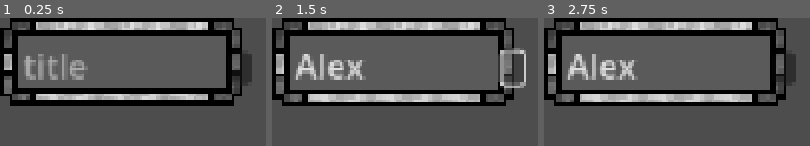
Above: before the commit, frames 1-3 (left to right).
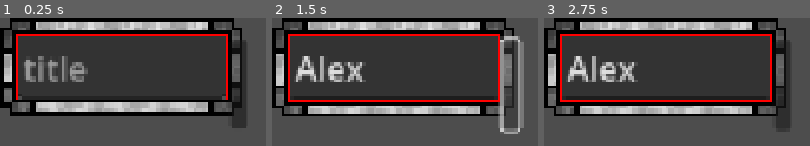
Above: after the commit, the same moments.

Repository: Toasterhog/Nodeweb
Game: Godot game, scene res://papperthings/box/box.tscn
Same seed, same stepped clock (60 frames per second), same inputs: the game is played once before the commit and once after it. This scene is started directly instead of the project's main scene.
Inputs (mouse positions are in pixels of both pictures, inside the frame that each line leads up to; where the layout moved, square brackets give the same spot in the first picture):
- Up to frame 1 (0.25 s): no input
- Up to frame 2 (1.5 s): click (391, 61) at 0.52 s; type "Alex" at 0.6 s; click (508, 84) [511, 67] at 1.25 s
- Up to frame 3 (2.75 s): tap Enter at 2 s; drag from (663, 61) to (outside the picture) at 2.02 s

The runs differ from the first frame. In frame 1, 51% of the frame differs, in the area x 0-95%, y 12-86%; in frame 2, 52%, in the area x 0-96%, y 12-91%; in frame 3, 50%.
Error before the commit: Cannot call method 'get_children' on a null value. (res://papperthings/box/box.gd:158)
Error after the commit: Cannot call method 'get_children' on a null value. (res://papperthings/box/box.gd:202)

Commit message:
h scale button and uppdate_vbc-hell

Diff:
--- a/papperthings/box/box.gd
+++ b/papperthings/box/box.gd
@@ -10,16 +10,18 @@
 @onready var tool_add_link: ToolAddLink = get_tree().get_first_node_in_group("tool_add_link")
 @onready var state_machine := get_node("/root/Main/state_machine_tools")
 @onready var VBC: VBoxContainer = $VBoxContainer
-@onready var HBC: HBoxContainer = $VBoxContainer/HBoxContainer
 @onready var TE: TextEdit = $VBoxContainer/TextEdit
 @onready var LE: TextEdit = $VBoxContainer/LineEdit
 
 
 var is_dragging := false
 var is_flowing := true
+var is_scaling := false
 var drag_offset := Vector2.ZERO
 var mouse_inside := false
 var middlepos : Vector2
+var cust_width_fold : float = 0
+var cust_width_expnd : float = 0
 
 @onready var BH: Node2D = get_node("/root/Main/papper/boxHolder")
 
@@ -70,6 +72,7 @@
 func _process(_delta: float) -> void:
 
 	if is_dragging:
+		pass
 		global_position = get_global_mouse_position() - drag_offset
 		middlepos = global_position + size/2
 		moved.emit()
@@ -85,6 +88,22 @@
 				i.is_flowing = true
 				i.set_process(true)
 
+	elif is_scaling:
+
+		if not TE.visible:
+			cust_width_fold = get_global_mouse_position().x - global_position.x -24
+			cust_width_fold = maxf(150, cust_width_fold)
+			LE.custom_minimum_size.x = 1
+			LE.size.x = cust_width_fold
+		else:
+			cust_width_expnd = get_global_mouse_position().x - global_position.x -24
+			cust_width_expnd = max(150, cust_width_expnd, TE.custom_minimum_size.x)
+			#TE.custom_minimum_size.x = 1
+			TE.size.x = cust_width_expnd
+			LE.size.x = cust_width_expnd
+		update_vbc_and_panel_size()
+
+
 	elif is_flowing:
 		flow()
 	else:
@@ -116,8 +135,33 @@
 	update_vbc_and_panel_size()
 
 func update_vbc_and_panel_size():
-	VBC.size = Vector2.ZERO
-	size = VBC.size + Vector2(24,24) #ATTENTION box specific
+	TE.size.x = 0
+	if TE.visible == false:
+		var w = maxf(150, cust_width_fold)
+		LE.size.x = w
+		LE.custom_minimum_size.x = w
+		#TE.size.x = w
+		VBC.size.x = w
+
+		LE.size.y = 0
+		VBC.size.y = LE.size.y
+	else:
+		var w = max(150 , cust_width_expnd, TE.size.x)
+		VBC.size.x = w
+		LE.size.x = w
+		TE.size.x = w
+
+		LE.size.y = 0
+		TE.size.y = 0
+		VBC.size.y = 0#LE.size.y + TE.size.y
+
+	#VBC.size = Vector2.ZERO
+	#VBC.size.x = max(LE.size.x , TE.size.x * int(TE.visible))
+
+	#LE.size.x = VBC.size.x
+
+	await get_tree().process_frame
+	size = VBC.size + Vector2(24,24) #ATTENTION style specific
 	middlepos = global_position + size/2
 	moved.emit()
 
@@ -187,4 +231,19 @@
 	IdManager.release_id(id)
 
 func set_color(color : Color):
-	self_modulate = color #chjange this
+	self_modulate = color
+	$Button_scale_LE.modulate = color
+
+
+
+
+
+
+
+func _on_button_scale_le_down() -> void:
+	is_scaling = true
+	set_process(true)
+
+
+func _on_button_scale_le_up() -> void:
+	is_scaling = false
--- a/papperthings/box/box.tscn
+++ b/papperthings/box/box.tscn
@@ -1,25 +1,29 @@
-[gd_scene load_steps=8 format=3 uid="uid://wfnqhd3r5fxx"]
+[gd_scene load_steps=7 format=3 uid="uid://wfnqhd3r5fxx"]
 
 [ext_resource type="StyleBox" uid="uid://tunkcckfrswo" path="res://papperthings/box/box5.tres" id="1_hwf1r"]
 [ext_resource type="Script" uid="uid://7gx01op71qhq" path="res://papperthings/box/box.gd" id="1_p41sv"]
 
 [sub_resource type="RectangleShape2D" id="RectangleShape2D_t8o5h"]
 
-[sub_resource type="StyleBoxEmpty" id="StyleBoxEmpty_u8cex"]
-content_margin_left = 4.0
-
 [sub_resource type="StyleBoxEmpty" id="StyleBoxEmpty_ryaet"]
-
-[sub_resource type="StyleBoxEmpty" id="StyleBoxEmpty_5xt5q"]
-content_margin_left = 4.0
 
 [sub_resource type="StyleBoxEmpty" id="StyleBoxEmpty_wcjw6"]
 
+[sub_resource type="GDScript" id="GDScript_p41sv"]
+script/source = "extends ReferenceRect
+
+@onready var v_box_container: VBoxContainer = $\"../VBoxContainer\"
+
+func _process(delta: float) -> void:
+	size = v_box_container.size
+	position = v_box_container.position
+"
+
 [node name="base" type="Panel"]
 texture_filter = 1
-custom_minimum_size = Vector2(174, 62)
+custom_minimum_size = Vector2(174, 63)
 offset_right = 174.0
-offset_bottom = 62.0
+offset_bottom = 63.0
 focus_mode = 2
 theme_override_styles/panel = ExtResource("1_hwf1r")
 script = ExtResource("1_p41sv")
@@ -35,7 +39,6 @@
 
 [node name="VBoxContainer" type="VBoxContainer" parent="."]
 texture_filter = 2
-custom_minimum_size = Vector2(0, 38)
 layout_mode = 1
 anchors_preset = -1
 anchor_right = 1.0
@@ -48,30 +51,25 @@
 
 [node name="LineEdit" type="TextEdit" parent="VBoxContainer"]
 clip_contents = false
-custom_minimum_size = Vector2(150, 0)
+custom_minimum_size = Vector2(150, 39)
 layout_mode = 2
-size_flags_horizontal = 3
 focus_neighbor_bottom = NodePath("../TextEdit")
 mouse_filter = 1
 theme_override_font_sizes/font_size = 24
-theme_override_styles/normal = SubResource("StyleBoxEmpty_u8cex")
 theme_override_styles/focus = SubResource("StyleBoxEmpty_ryaet")
 placeholder_text = "title"
 context_menu_enabled = false
-emoji_menu_enabled = false
 wrap_mode = 1
 scroll_fit_content_height = true
-scroll_fit_content_width = true
 caret_blink = true
 
 [node name="TextEdit" type="TextEdit" parent="VBoxContainer"]
 visible = false
 clip_contents = false
-custom_minimum_size = Vector2(0, 50)
+custom_minimum_size = Vector2(150, 35)
 layout_mode = 2
 focus_neighbor_top = NodePath("../LineEdit")
 mouse_filter = 1
-theme_override_styles/normal = SubResource("StyleBoxEmpty_5xt5q")
 theme_override_styles/focus = SubResource("StyleBoxEmpty_wcjw6")
 placeholder_text = "gibberish"
 context_menu_enabled = false
@@ -84,14 +82,26 @@
 anchors_preset = -1
 anchor_left = 1.0
 anchor_right = 1.0
+anchor_bottom = 1.0
 offset_left = -9.0
-offset_top = 24.0
-offset_right = 6.0
-offset_bottom = 47.0
+offset_top = 15.0
+offset_right = 3.0
+offset_bottom = 9.0
 grow_horizontal = 0
 grow_vertical = 2
+
+[node name="ReferenceRect" type="ReferenceRect" parent="."]
+layout_mode = 0
+offset_right = 40.0
+offset_bottom = 40.0
+mouse_filter = 2
+border_width = 1.6
+editor_only = false
+script = SubResource("GDScript_p41sv")
 
 [connection signal="mouse_entered" from="." to="." method="_on_mouse_entered"]
 [connection signal="mouse_exited" from="." to="." method="_on_mouse_exited"]
 [connection signal="text_changed" from="VBoxContainer/LineEdit" to="." method="update_vbc_and_panel_size"]
 [connection signal="text_changed" from="VBoxContainer/TextEdit" to="." method="update_vbc_and_panel_size"]
+[connection signal="button_down" from="Button_scale_LE" to="." method="_on_button_scale_le_down"]
+[connection signal="button_up" from="Button_scale_LE" to="." method="_on_button_scale_le_up"]
Binary file added: papperthings/box/LE_scale_button.png
Not shown, added: papperthings/box/LE_scale_button.png.import
